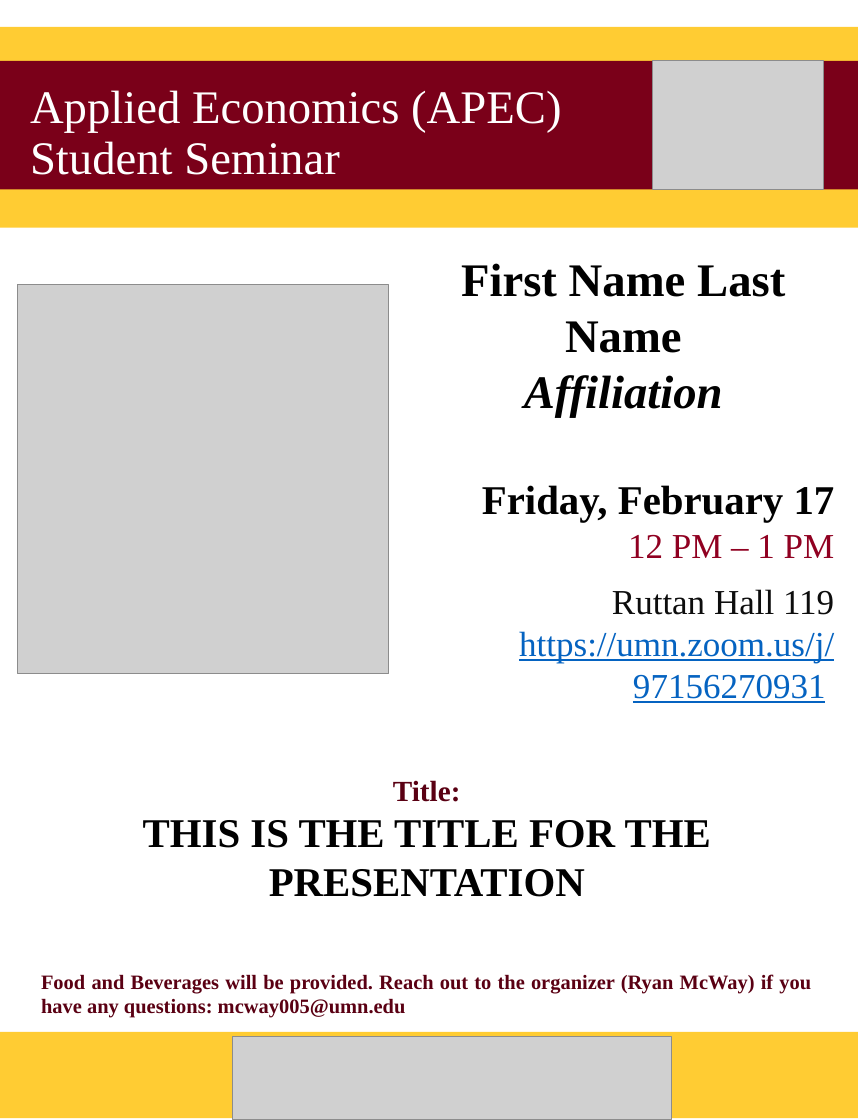
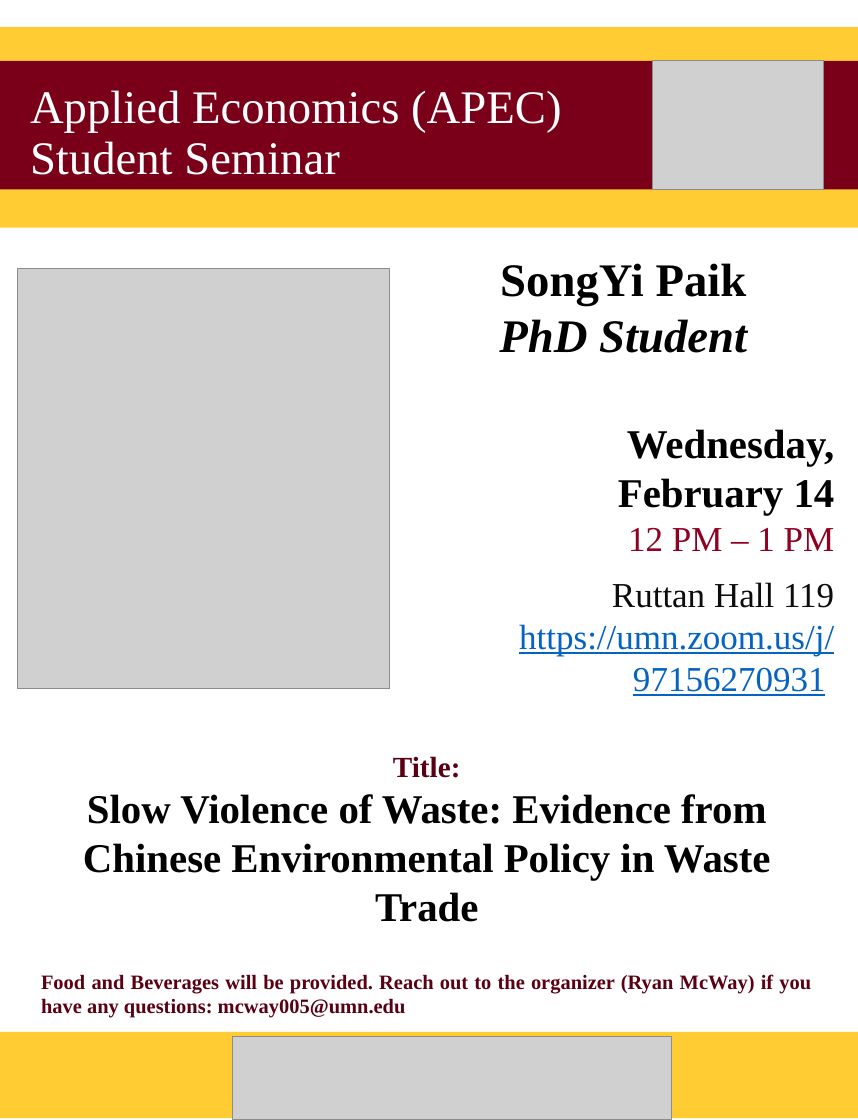
Before and after one commit to apecseminar/apecseminar.github.io, a slide deck: slide 1 of posters/2024_spring/songyi_paik_240214.pptx. Drawn at 858x1120 pixels with LibreOffice and Linux fonts; fonts in the diff are those of the drawing; grey boxes stand for pictures. Boxes give left, top, right and bottom in pixels: in the first picture for what was removed or moved away, otherwise in the second. Text is boxed around its words. In the diff, an @@ line names an element or a change of style, - is before the commit and + after.

```diff
--- a/posters/2024_spring/songyi_paik_240214.pptx
+++ b/posters/2024_spring/songyi_paik_240214.pptx
@@ picture resized from (x1=18, y1=285, x2=389, y2=674) to (x1=18, y1=269, x2=390, y2=689) @@
@@ text at (x1=499, y1=263, x2=835, y2=516): text changed @@
-First Name Last Name
-Affiliation
-Friday, February 17
+SongYi Paik
+PhD Student
+Wednesday,
+February 14
@@ text "Title:" moved from (x1=143, y1=780, x2=711, y2=897) to (x1=83, y1=756, x2=771, y2=922) @@
@@ text at (x1=83, y1=794, x2=771, y2=922): text changed @@
-THIS IS THE TITLE FOR THE PRESENTATION
+Slow Violence of Waste: Evidence from Chinese Environmental Policy in Waste Trade
```
Also in this commit, not shown: 30 other files.
